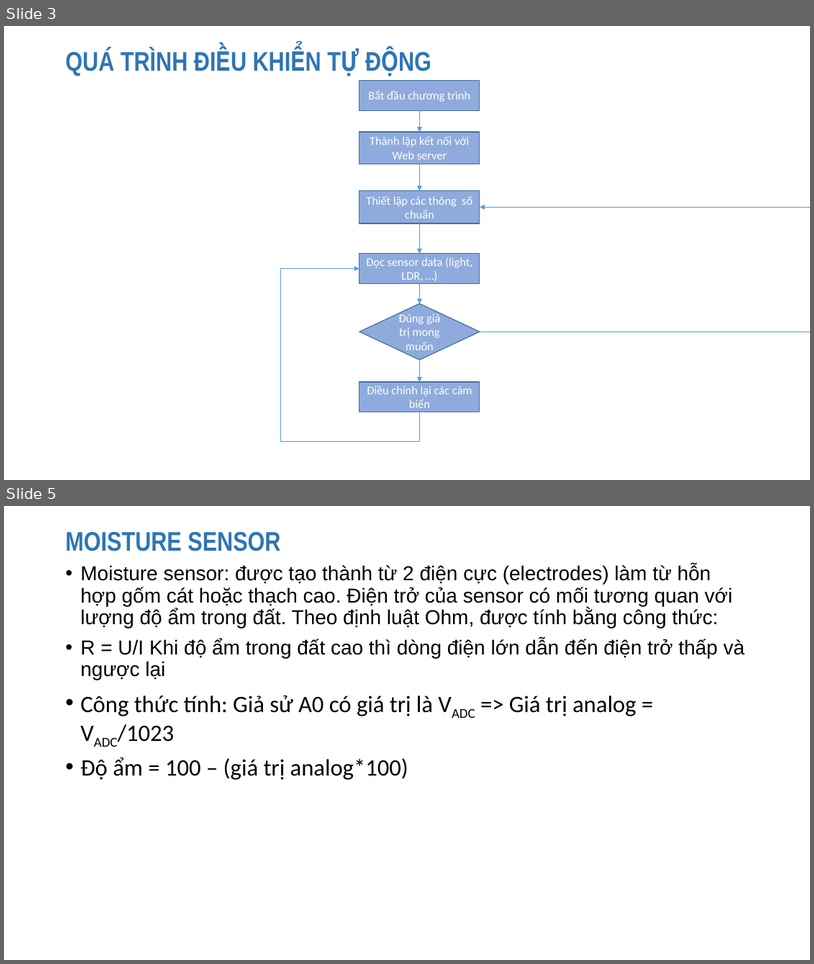
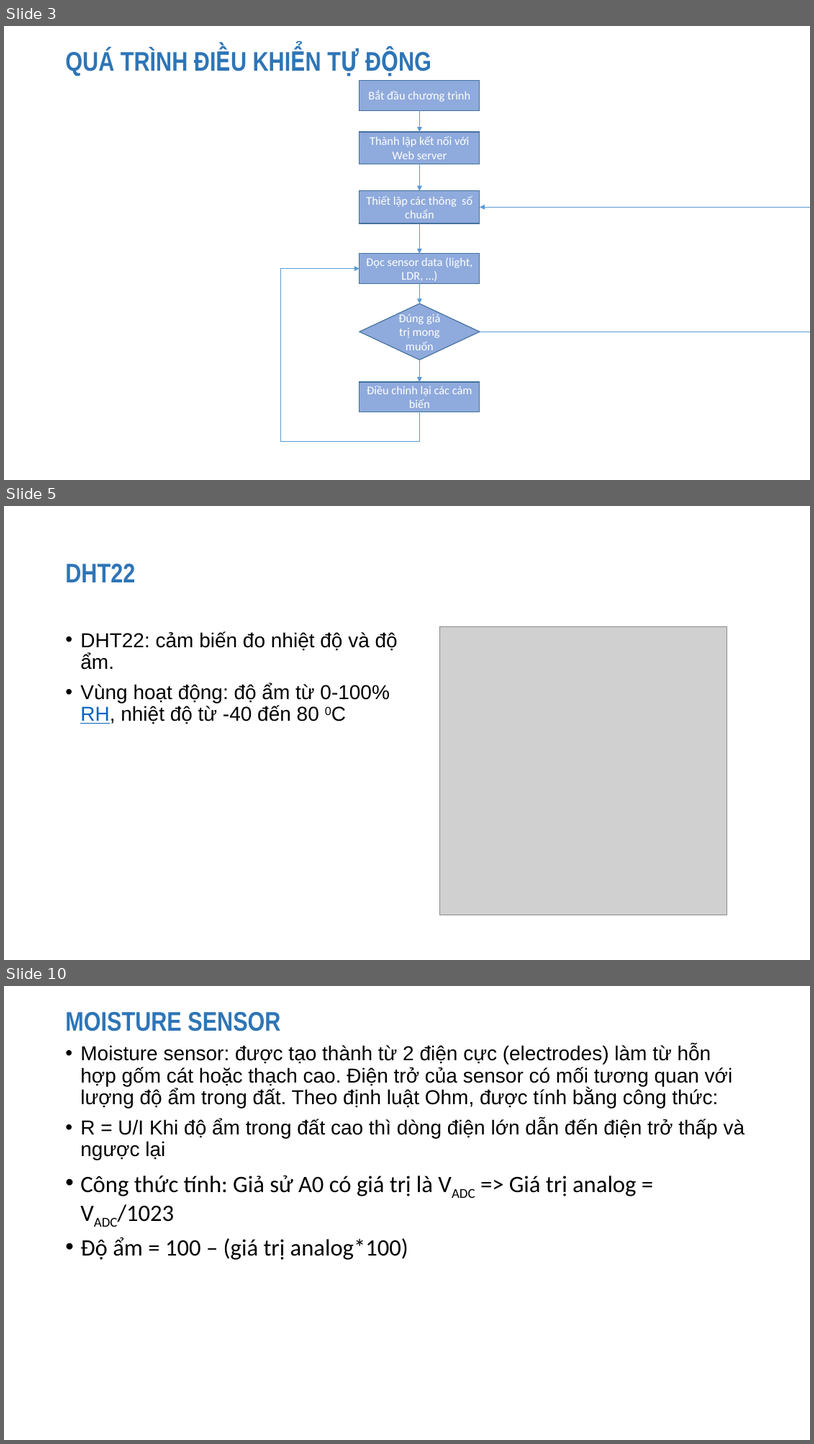
Before and after one commit to tearpolaris/Thesis, a slide deck: Slide/Connetc_IOT.pptx. Shown one above the other, each under a label of ours: slides 3 and 5 before the commit, slides 3, 5 and 10 after it; the slides between them are not shown. The pictures are 814x964 and 814x1444 pixels, drawn with LibreOffice and Linux fonts; fonts in the diff are those of the drawing; grey boxes stand for pictures. Boxes give left, top, right and bottom in pixels: in the first picture for what was removed or moved away, otherwise in the second. Text is boxed around its words. In the diff, an @@ line names an element or a change of style, - is before the commit and + after.

```diff
--- a/Slide/Connetc_IOT.pptx
+++ b/Slide/Connetc_IOT.pptx
@@ slide 5 added at (4,506,810,960), background #FFFFFF @@
@@ title added at (65,564,135,582), 32 pt, text #2E75B6, bold @@
+DHT22
@@ text added at (80,631,398,724), 24 pt, text #000000 @@
+• DHT22: cảm biến đo nhiệt độ và độ ẩm.
+• Vùng hoạt động: độ ẩm từ 0-100% RH, nhiệt độ từ -40 đến 80 0C
@@ picture added at (440,627,728,915) @@
@@ what was slide 5 is now slide 10 @@
```
Also in this commit, not shown: 2 slides changed, 4 other slides added, 1 other file.
